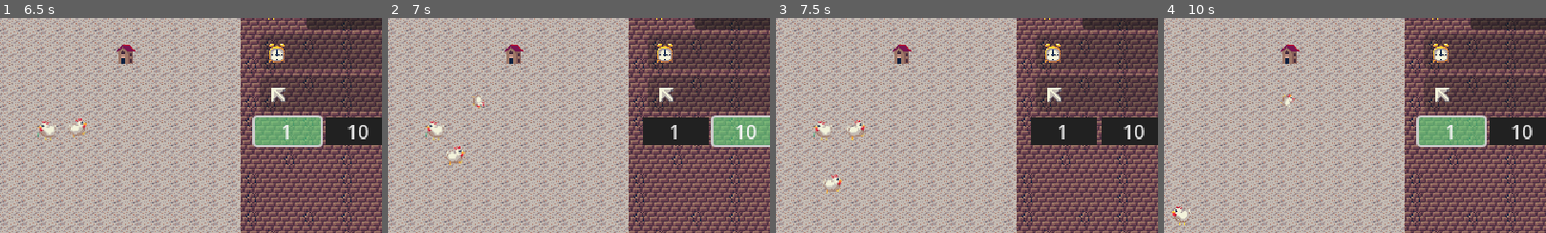
Above: before the commit, frames 1-4 (left to right).
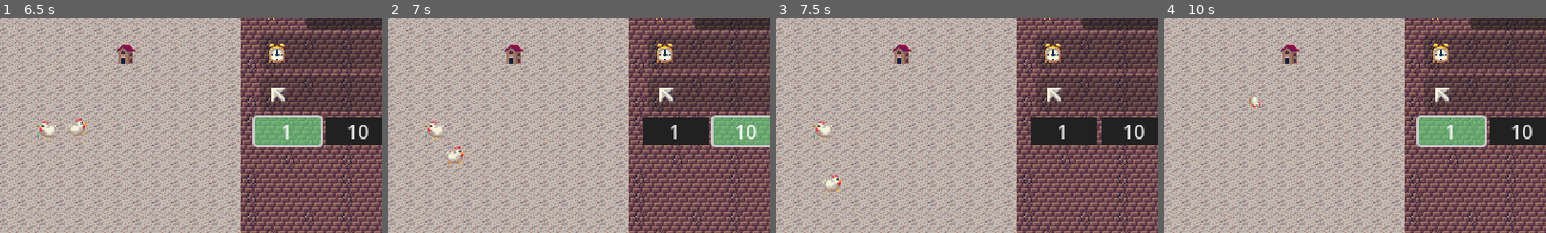
Above: after the commit, the same moments.

Repository: hostdos/WGJ25
Game: Godot game, scene res://scenes/main_menu.tscn
The game is run twice, just before and just after one commit, with the same random seed, the same clock (stepped at 60 frames per second) and the same inputs.
Inputs:
- Up to frame 1 (6.5 s): click "Start" at 0.5 s; click "Chicken" at 1.25 s; click "1" at 2 s; click "10" at 2.75 s; click "25" at 3.5 s; click "MAX" at 4.25 s; click "Chicken" at 5 s; click "1" at 5.75 s
- Up to frame 2 (7 s): click "10" at 6.5 s
- Up to frame 3 (7.5 s): click "25" at 7.25 s
- Up to frame 4 (10 s): click "MAX" at 8 s; click "Chicken" at 8.75 s; click "1" at 9.5 s
The pictures show only the part of the screen within x 30-80%, y 7-57%; the shares and areas given below are measured in that part.

Frame 1 is identical in both runs. In frame 2, 0.1% of the frame differs, in the area x 22-26%, y 35-42%; in frame 3, 0.2%; in frame 4, 0.4%, in the area x 2-35%, y 35-97%.

Commit message:
changed new chickens setter to only send added amount

Diff:
--- a/toy-box-25/scenes/game_manager.gd
+++ b/toy-box-25/scenes/game_manager.gd
@@ -4,5 +4,6 @@
 
 var amount_chickens: int = 0:
 	set(new_amount_chickens):
+		var amount_gained = new_amount_chickens - amount_chickens
 		amount_chickens = new_amount_chickens
-		amount_chickens_changed.emit(amount_chickens)
+		amount_chickens_changed.emit(amount_gained)
--- a/toy-box-25/scenes/ui/game_ui.gd
+++ b/toy-box-25/scenes/ui/game_ui.gd
@@ -9,8 +9,8 @@
 	%AddChickenButton.pressed.connect(_add_chicken)
 	_init_upgrade_size_buttons()
 
-func _update_chicken_amount(new_amount_chickens: int):
-	%AmountChickens.text = str(new_amount_chickens)
+func _update_chicken_amount(_new_chickens: int):
+	%AmountChickens.text = str(GameManager.amount_chickens)
 
 func _add_chicken():
 	GameManager.amount_chickens = GameManager.amount_chickens + 1
--- a/toy-box-25/scenes/ui/idle_upgrade.gd
+++ b/toy-box-25/scenes/ui/idle_upgrade.gd
@@ -21,13 +21,13 @@
 		if %Timer.time_left > 0:
 			%ProgressBar.value = 1.0 - (%Timer.time_left / %Timer.wait_time)
 
-func _update_ui(amount_chickens: int):
-	%UpgradeButton.disabled = amount_chickens < _get_price()
+func _update_ui(_new_chickens: int):
+	%UpgradeButton.disabled = GameManager.amount_chickens < _get_price()
 
 func _on_upgrade_button_clicked():
 	if GameManager.amount_chickens >= _get_price():
 		GameManager.amount_chickens = GameManager.amount_chickens - _get_price()
-		idle_upgrade_level = idle_upgrade_level + 1
+		idle_upgrade_level += 1
 		_on_idle_upgrade_level_changed()
 
 func _on_idle_upgrade_level_changed():
@@ -39,7 +39,7 @@
 	%LevelLabel.text = str(idle_upgrade_level)
 
 func _on_timer_timeout():
-	GameManager.amount_chickens = GameManager.amount_chickens + idle_upgrade_level
+	GameManager.amount_chickens += idle_upgrade_level
 
 func _update_chickens_needed():
 	%UpgradeButton.text = str(_get_price()) + "     "
